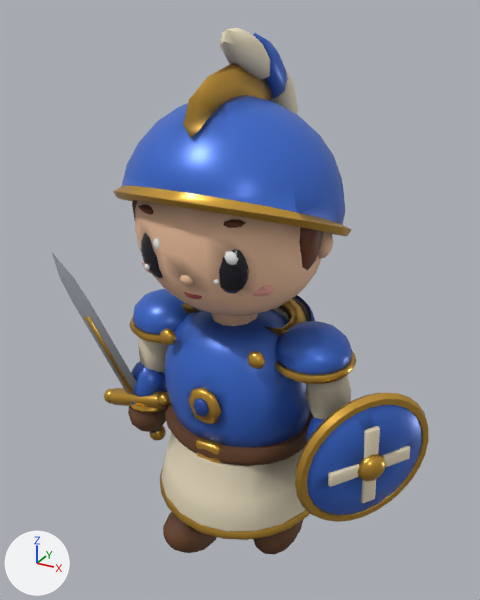
Renders of the glTF model assets/models/hero_knight.glb from each side of a commit.
Camera for both pictures: a 50 mm camera at (0.666, -1.214, 1.312) aimed at (-0.014, 0.022, 0.694). The lights are fixed; the arrows at lower left show +X, +Y and +Z. The first picture is the older version. Where no turn or scale is listed for an object, it has been applied to the vertices. Vertices at exactly the same position are counted once.

In view in the first picture: 'ArmL', 'ArmR', 'Body', 'Cape', 'Head', 'LegL', 'LegR', 'Sword'.
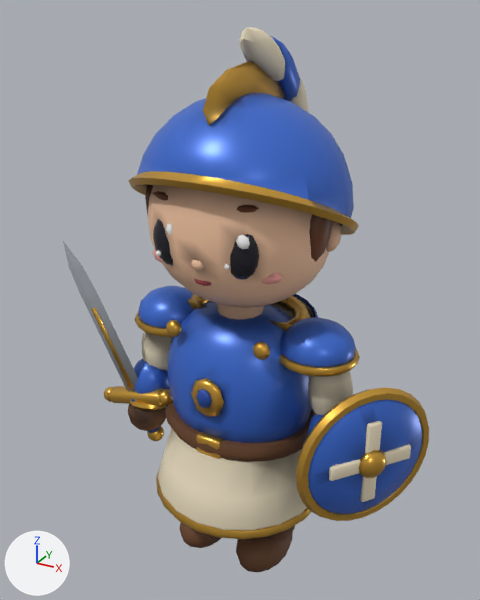
Where the newer file only moved an object's origin or applied its transform, the numbers keep the older frame.

Boxes [x1, y1, x2, y2] around the edits, measured in the pictures (480 x 600 px):
```json
{"object": "Head", "change": "moved, turned", "before": [113, 28, 352, 316], "after": [128, 27, 359, 308]}
{"object": "Body", "change": "turned", "before": [129, 289, 356, 540], "after": [134, 286, 360, 539]}
{"object": "ArmL", "change": "turned", "before": [295, 376, 429, 522], "after": [296, 371, 429, 521]}
{"object": "Sword", "change": "turned", "before": [52, 253, 171, 440], "after": [63, 241, 173, 441]}
{"object": "ArmR", "change": "turned", "before": [128, 338, 168, 432], "after": [128, 332, 173, 431]}
{"object": "LegL", "change": "moved, turned", "before": [253, 519, 304, 554], "after": [236, 526, 295, 573]}
{"object": "Cape", "change": "turned", "before": [181, 295, 315, 337], "after": [188, 294, 318, 331]}
{"object": "LegR", "change": "moved, turned", "before": [163, 512, 217, 553], "after": [179, 523, 221, 548]}
```

Scene script edits in JSON lines:
```json
{"block": "me_arml", "where": "# used by ob_arml; location = (0.205, -0.02, 0.614)"}
{"op": "remove", "block": "me_arml", "code": "me_arml.from_pydata(...)  # 757 vertices, 1486 faces; spans x -0.028..0.236, y -0.168..0.096, z -0.354..0.014"}
{"op": "add", "block": "me_arml", "code": "me_arml.from_pydata(...)  # 757 vertices, 1486 faces; spans x -0.028..0.236, y -0.165..0.101, z -0.35..0.015"}
{"block": "me_arml", "change": "me_arml part 1: the whole mesh is turned -5 degrees about the x axis through its middle, then moved by (0.0, 0.006, 0.005)"}
{"block": "me_sword", "where": "# used by ob_sword; location = (-0.252, -0.048, 0.351)"}
{"op": "remove", "block": "me_sword", "code": "me_sword.from_pydata(...)  # 289 vertices, 546 faces; spans x -0.124..0.093, y -0.146..0.042, z -0.087..0.468"}
{"op": "add", "block": "me_sword", "code": "me_sword.from_pydata(...)  # 289 vertices, 546 faces; spans x -0.124..0.093, y -0.107..0.034, z -0.084..0.484"}
{"block": "me_sword", "change": "me_sword part 2: the whole mesh is turned -5 degrees about the x axis through its middle, then moved by (0.0, 0.014, 0.008)"}
{"block": "me_head", "where": "# used by ob_head; location = (0.0, -0.028, 0.699)"}
{"op": "remove", "block": "me_head", "code": "me_head.from_pydata(...)  # 1956 vertices, 3804 faces; spans x -0.252..0.252, y -0.235..0.27, z 0.005..0.579"}
{"op": "add", "block": "me_head", "code": "me_head.from_pydata(...)  # 1956 vertices, 3804 faces; spans x -0.252..0.252, y -0.18..0.33, z 0.006..0.579"}
{"block": "me_head", "change": "me_head part 3: the whole mesh is turned -5 degrees about the x axis through its middle, then moved by (0.0, 0.053, -0.001)"}
{"block": "me_legl", "where": "# used by ob_legl; location = (0.085, 0.0, 0.24)"}
{"op": "remove", "block": "me_legl", "code": "me_legl.from_pydata(...)  # 262 vertices, 512 faces; spans x -0.077..0.077, y -0.063..0.15, z -0.242..0.044"}
{"op": "add", "block": "me_legl", "code": "me_legl.from_pydata(...)  # 262 vertices, 512 faces; spans x -0.077..0.077, y -0.125..0.077, z -0.235..0.02"}
{"block": "me_legl", "change": "me_legl part 4: the whole mesh is turned -26 degrees about the x axis through the mesh origin"}
{"block": "me_legr", "where": "# used by ob_legr; location = (-0.085, 0.0, 0.24)"}
{"op": "remove", "block": "me_legr", "code": "me_legr.from_pydata(...)  # 262 vertices, 512 faces; spans x -0.077..0.077, y -0.194..0.063, z -0.22..0.044"}
{"op": "add", "block": "me_legr", "code": "me_legr.from_pydata(...)  # 262 vertices, 512 faces; spans x -0.077..0.077, y -0.125..0.077, z -0.235..0.02"}
{"block": "me_legr", "change": "me_legr part 5: the whole mesh is turned 26 degrees about the x axis through the mesh origin"}
{"op": "set", "path": "ob_body.rotation_euler", "old": "(0.0873, 0.0, 0.0)", "new": "(0.0, 0.0, 0.0)", "note": "degrees (5, 0, 0) -> degrees (0, 0, 0)"}
```
